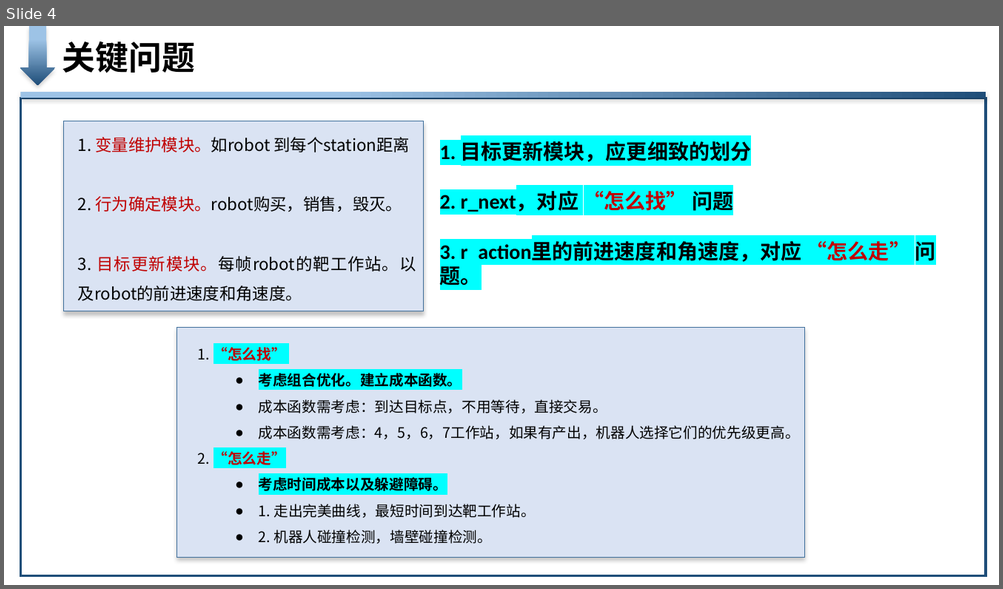
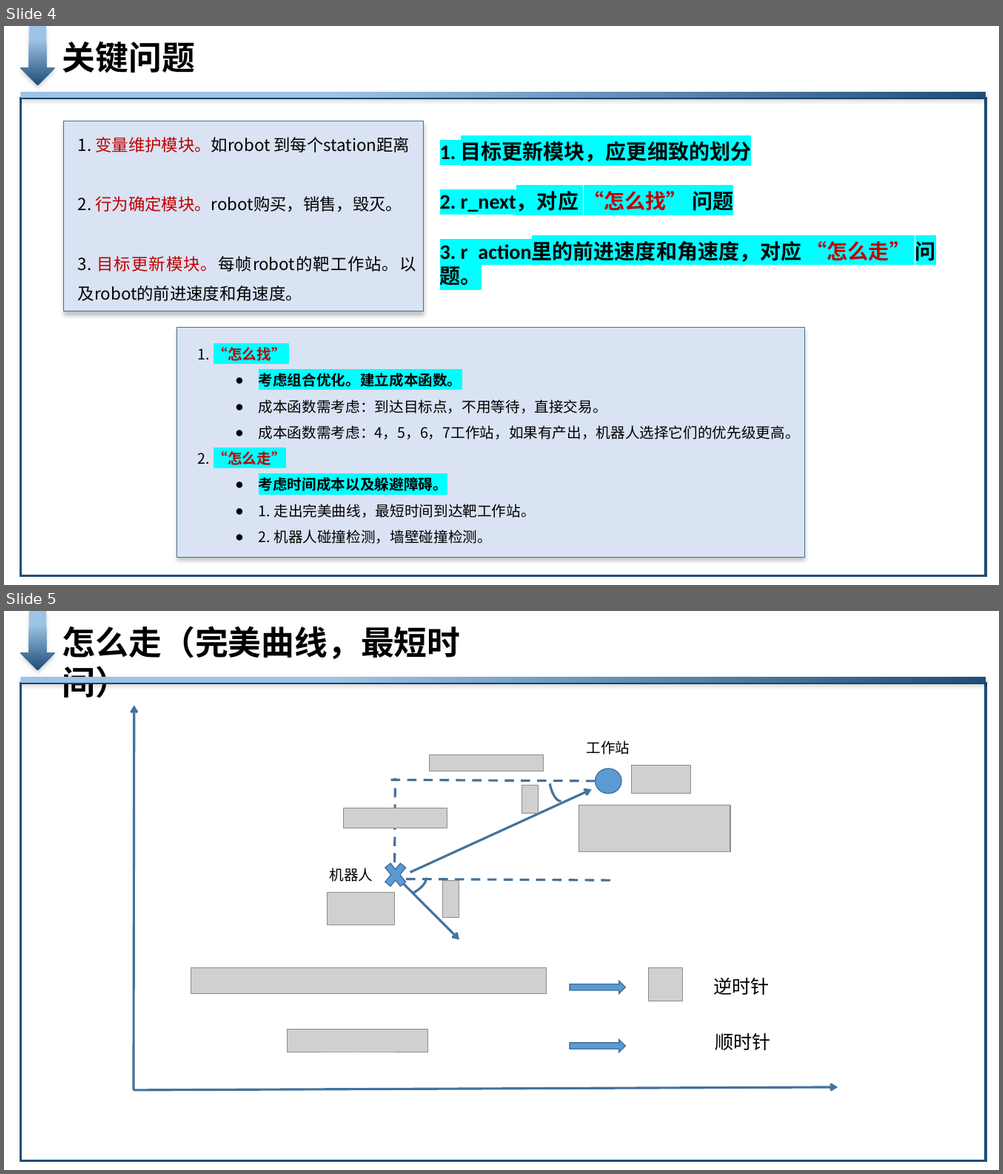
Before and after one commit to liuyishoua/robot_solution, a slide deck: 华为挑战赛-更新中-思路简图.pptx. Shown one above the other, each under a label of ours: slide 4 before the commit, slides 4 and 5 after it. The pictures are 1003x589 and 1003x1174 pixels, drawn with LibreOffice and Linux fonts; fonts in the diff are those of the drawing; grey boxes stand for pictures; background and template pictures are left out. Boxes give left, top, right and bottom in pixels: in the first picture for what was removed or moved away, otherwise in the second. Text is boxed around its words. In the diff, an @@ line names an element or a change of style, - is before the commit and + after.

```diff
--- a/华为挑战赛-更新中-思路简图.pptx
+++ b/华为挑战赛-更新中-思路简图.pptx
@@ slide 5 added at (4,611,999,1170), background #FFFFFF @@
@@ down arrow added at (20,611,55,670), fill gradient #9DC3E6 to #1F4E79 @@
@@ text added at (62,626,461,659), 32 pt, text #000000, bold @@
+怎么走（完美曲线，最短时间）
@@ rectangle added at (20,677,985,683), fill gradient #9DC3E6 to #1F4E79 @@
@@ rectangle added at (20,683,985,1162), outline #1F4E79 2.25 pt @@
@@ arrow added from (134, 1091) to (134, 706), #43739E 2.25 pt @@
@@ text added at (586,741,630,755), 14 pt, text #000000 @@
+工作站
@@ picture added at (430,755,543,772) @@
@@ arc (boxed as its full ellipse) added at (546,762,569,803), outline #43739E 2.25 pt @@
@@ picture added at (632,766,691,794) @@
@@ line added from (391, 780) to (595, 781), #43739E 2.25 pt dashed @@
@@ line added from (394, 863) to (395, 778), #43739E 2.25 pt dashed @@
@@ picture added at (522,786,538,813) @@
@@ ellipse added at (595,769,621,794), fill #5B9BD5, outline #43739E 1 pt @@
@@ picture added at (344,808,447,827) @@
@@ arrow added from (410, 873) to (591, 789), #43739E 2.25 pt @@
@@ picture added at (579,805,731,852) @@
@@ text added at (330,868,373,882), 14 pt, text #000000 @@
+机器人
@@ cross added at (381,857,410,893), fill #5B9BD5, outline #43739E 1 pt @@
@@ arc (boxed as its full ellipse) added at (388,871,430,903), outline #43739E 2.25 pt @@
@@ picture added at (327,893,395,925) @@
@@ arrow added from (400, 881) to (459, 940), #43739E 2.25 pt @@
@@ line added from (406, 880) to (611, 880), #43739E 2.25 pt dashed @@
@@ picture added at (443,881,459,917) @@
@@ picture added at (190,968,546,994) @@
@@ right arrow added at (569,982,626,994), fill #5B9BD5, outline #43739E 1 pt @@
@@ picture added at (649,968,683,1002) @@
@@ text added at (713,978,769,995), 18 pt, text #000000 @@
+逆时针
@@ picture added at (287,1030,429,1054) @@
@@ right arrow added at (569,1040,626,1053), fill #5B9BD5, outline #43739E 1 pt @@
@@ text added at (715,1034,771,1051), 18 pt, text #000000 @@
+顺时针
@@ arrow added from (134, 1091) to (837, 1088), #43739E 2.25 pt @@
```
Also in this commit, not shown: 2 other slides added, 2 slides removed.
